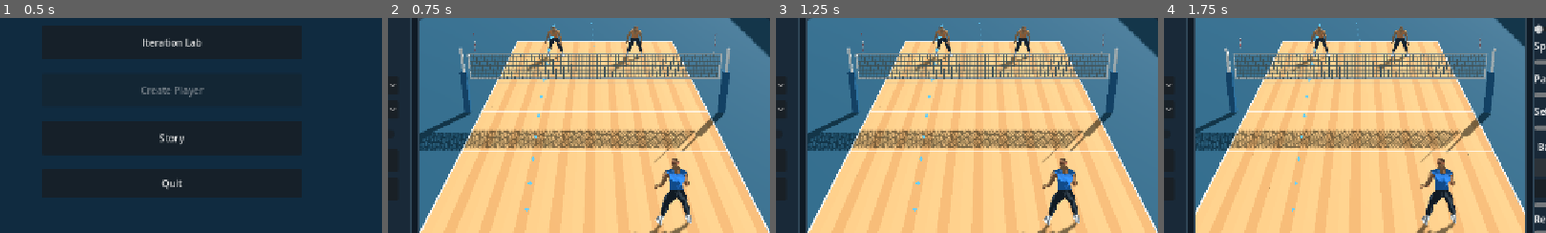
Above: before the commit, frames 1-4 (left to right).
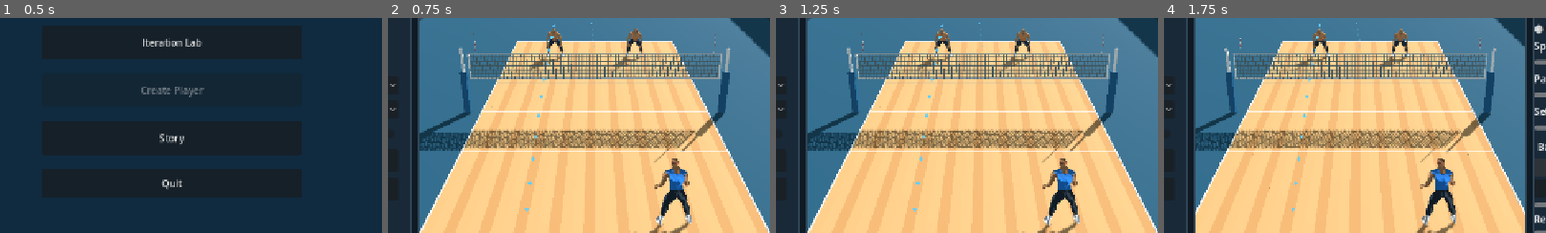
Above: after the commit, the same moments.

Repository: foreandr/volleyball
Game: Godot game, scene res://scenes/main.tscn
Two runs of this game, one before a commit and one after it. Both use one fixed random seed, a clock stepped at 60 frames per second and the inputs below. Sound files missing from this copy of the repository are replaced by a short silence.
Inputs:
- Up to frame 1 (0.5 s): no input
- Up to frame 2 (0.75 s): click "Play" at 0.5 s
- Up to frame 3 (1.25 s): no input
- Up to frame 4 (1.75 s): click "Replay rally (R)" at 1.25 s
The pictures show only the part of the screen within x 28-78%, y 42-92%; the shares and areas given below are measured in that part.

Frame 1 is identical in both runs. In frame 2, 0.5% of the frame differs, in the area x 36-67%, y 3-25%; in frame 3, 0.6%; in frame 4, 0.6%, in the area x 33-65%, y 3-25%.

Commit message:
Bring receivers into a low stance before the toss

Diff:
--- a/scripts/volleyball_match.gd
+++ b/scripts/volleyball_match.gd
@@ -2250,6 +2250,37 @@
 func toggle_replay() -> void:
 	replay.toggle(self,phase in [Phase.DEAD,Phase.FINISHED])
 
+func pose_serve_receive_wait() -> void:
+	var weight := smoothstep(0.0,0.24,ready_age)
+	if serve_pending:
+		var release: float = serve.toss_release_time() if serve.has_method("toss_release_time") else 0.0
+		var finish: float = minf(release+0.25,serve.contact_time())
+		weight *= 1.0-smoothstep(minf(release,finish-0.01),finish,serve.swing_time)
+	for index in players.size():
+		if team(index) == service_team: continue
+		var actor := players[index]
+		actor.animator.seek(0.0,true)
+		if weight <= 0.001: continue
+		var bump := platforms[index]
+		bump.knee_bend_depth = (0.055 if index%team_size == 2 else 0.14)*weight
+		bump.apply_knee_bend()
+		bump.knee_bend_depth = 0.0
+		var rig: Skeleton3D = actor.skeleton
+		var author: RefCounted = actor.get_pose_author()
+		var pose: Array[Transform3D] = []
+		for bone in rig.get_bone_count(): pose.append(rig.get_bone_pose(bone))
+		var scale_: float = rig.global_basis.y.length()
+		for side in ["l","r"]:
+			var thigh: Vector3 = author.point(pose,"thigh_"+side)
+			var knee: Vector3 = author.point(pose,"calf_"+side)
+			var outward := 1.0 if side == "l" else -1.0
+			var target := thigh.lerp(knee,0.82)+Vector3(outward*0.04,0.035,0.075)/scale_
+			author.limb(pose,"upperarm_"+side,"lowerarm_"+side,"hand_"+side,target,
+				Vector3(outward*0.6,-0.4,-0.2),weight*0.85)
+			for name_ in ["upperarm_","lowerarm_","hand_"]:
+				var bone := rig.find_bone(name_+side)
+				rig.set_bone_pose_rotation(bone,pose[bone].basis.get_rotation_quaternion())
+
 func tick_match(delta: float, controls: RefCounted) -> void:
 	if replay.active:
 		replay.step(self,delta)
@@ -2309,6 +2340,7 @@
 	if phase == Phase.READY:
 		ready_age += delta
 		if not is_human(server_index()) and ready_age >= 0.65: start_serve()
+		pose_serve_receive_wait()
 		if not serve_pending: return
 		serve.step(delta)
 		if not is_finite(serve.contact_clock): return
